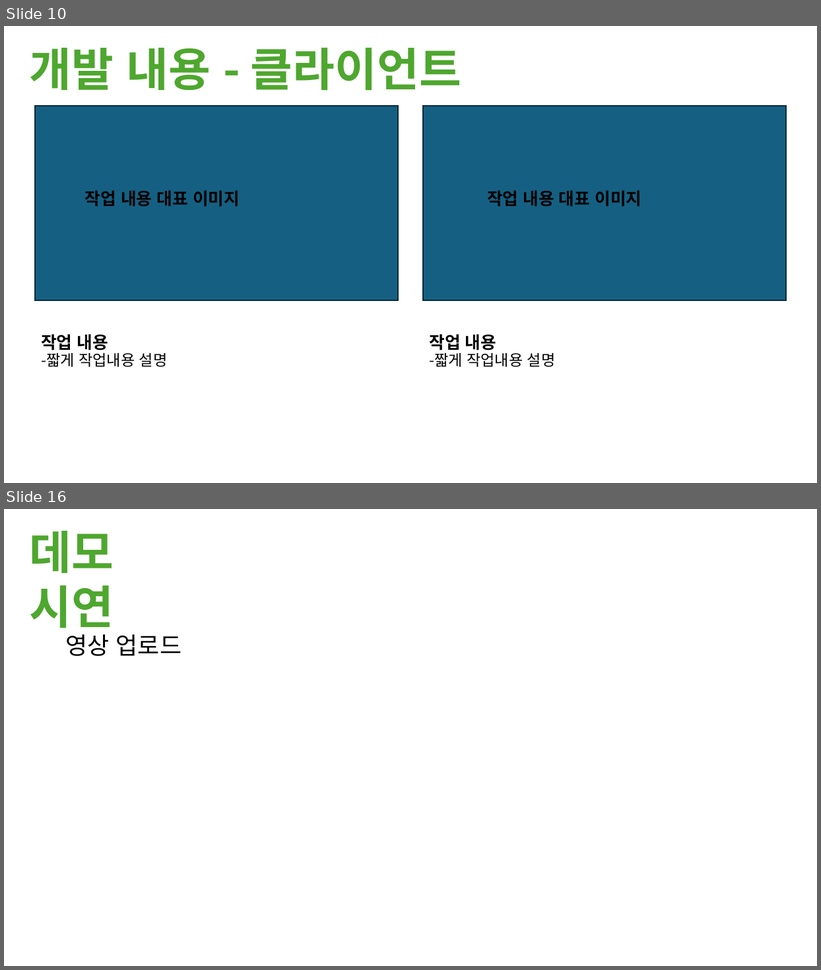
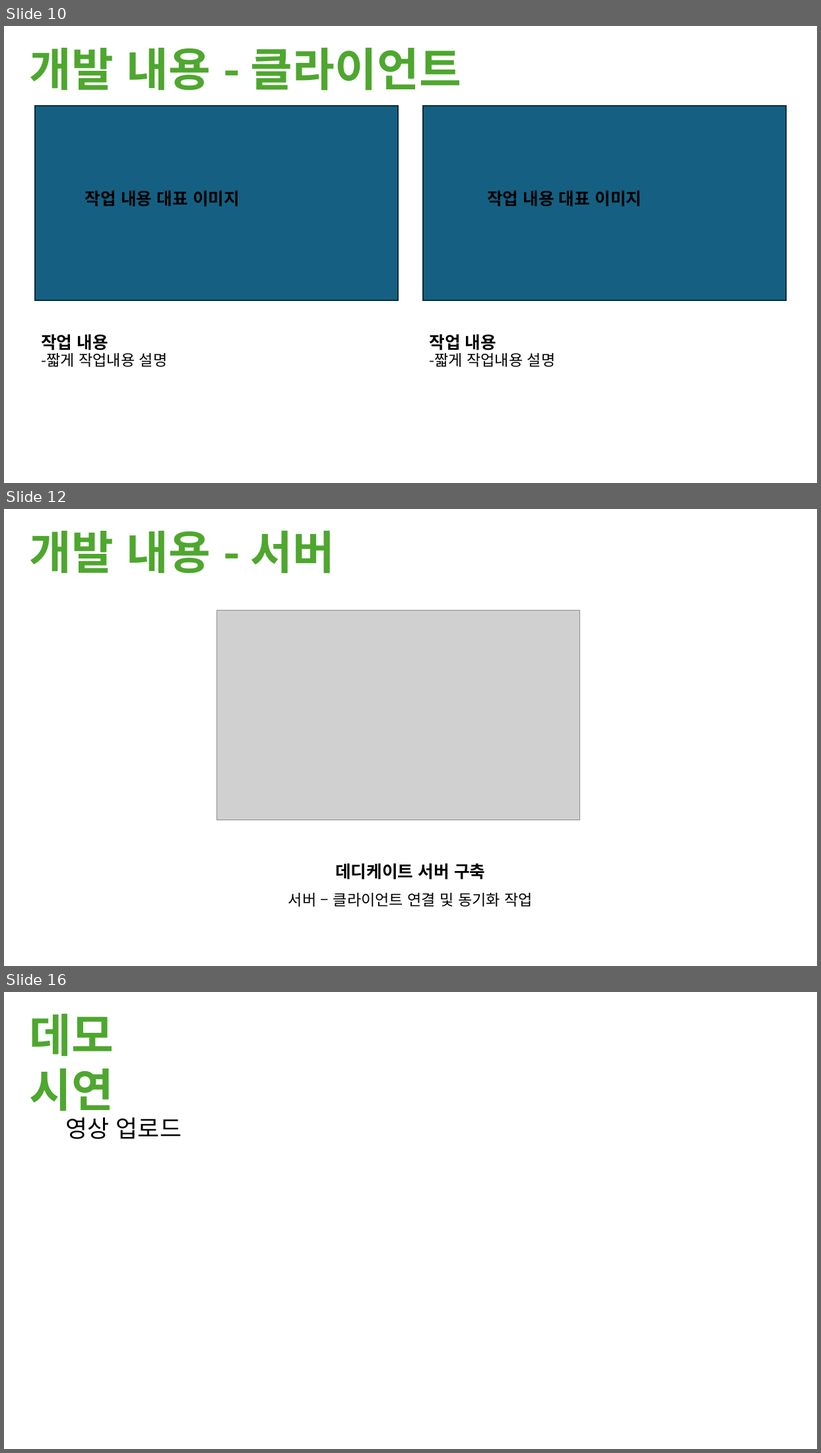
Before and after one commit to M055B411/23TH_TUK_Senior_Project, a slide deck: 제안서/EatUpAll_고윤범_노창현_양재성.pptx. Shown one above the other, each under a label of ours: slides 10 and 16 before the commit, slides 10, 12 and 16 after it; the slides between them are not shown. The pictures are 821x970 and 821x1453 pixels, drawn with LibreOffice and Linux fonts; fonts in the diff are those of the drawing; grey boxes stand for pictures. Boxes give left, top, right and bottom in pixels: in the first picture for what was removed or moved away, otherwise in the second. Text is boxed around its words. In the diff, an @@ line names an element or a change of style, - is before the commit and + after.

```diff
--- a/제안서/EatUpAll_고윤범_노창현_양재성.pptx
+++ b/제안서/EatUpAll_고윤범_노창현_양재성.pptx
@@ slide 12 added at [4, 509, 817, 966], background #FFFFFF @@
@@ text added at [30, 531, 335, 574], 54 pt, text #4EA72E, bold @@
+개발 내용 - 서버
@@ picture added at [217, 611, 580, 820] @@
@@ text added at [288, 863, 533, 907], 18 pt, text #000000 @@
+데디케이트 서버 구축
+서버 – 클라이언트 연결 및 동기화 작업
```
Also in this commit, not shown: 9 slides changed, 1 other slide added, 2 slides removed, 3 other files.
